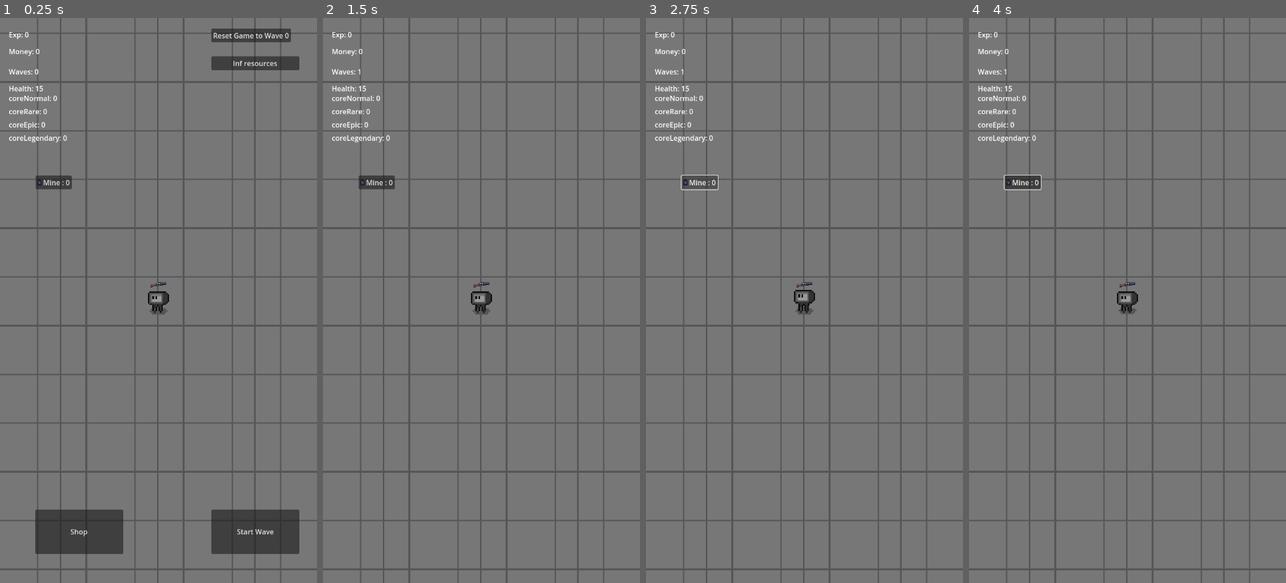
Above: before the commit, frames 1-4 (left to right).
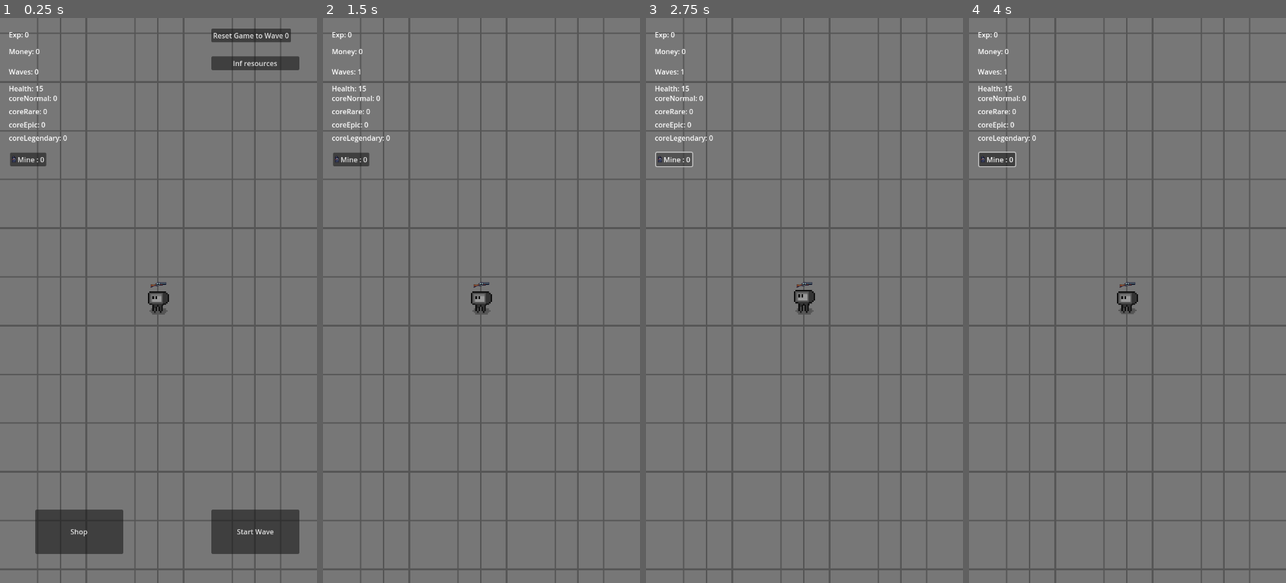
Above: after the commit, the same moments.

Repository: Davideee03/MobileComputing
Game: Godot game, scene res://Scenes/Towns/Town.tscn
Two runs of this game, one before a commit and one after it. Both use one fixed random seed, a clock stepped at 60 frames per second and the inputs below. Sound files missing from this copy of the repository are replaced by a short silence.
Inputs (mouse positions are in pixels of both pictures, inside the frame that each line leads up to):
- Up to frame 1 (0.25 s): no input
- Up to frame 2 (1.5 s): click "Mine : 0" at 0.5 s; click "Start Wave" at 1.25 s
- Up to frame 3 (2.75 s): click "Mine : 0" at 2 s
- Up to frame 4 (4 s): click "Mine : 0" at 2.75 s; move the mouse to (1197, 272) at 3.52 s; tap A (a) at 3.6 s; click (1197, 272) at 3.67 s

The runs differ from the first frame. In frame 1, 0.5% of the frame differs, in the area x 3-23%, y 23-31%; in frame 2, 0.5%; in frame 3, 0.6%; in frame 4, 0.6%, in the area x 2-23%, y 23-31%.

Commit message:
Work in Progress on Mine

Diff:
--- a/Scenes/Towns/Town.tscn
+++ b/Scenes/Towns/Town.tscn
@@ -287,8 +287,10 @@
 [node name="Mine" type="Button" parent="Player/UI/UI/Explosives"]
 unique_name_in_owner = true
 layout_mode = 0
-offset_right = 17.0
-offset_bottom = 22.0
+offset_left = -57.6783
+offset_top = -52.425
+offset_right = 24.3217
+offset_bottom = -21.425
 text = "Mine : 0"
 icon = ExtResource("5_xkbsr")
 
--- a/Scenes/UI/Shop.tscn
+++ b/Scenes/UI/Shop.tscn
@@ -1,11 +1,10 @@
-[gd_scene load_steps=11 format=3 uid="uid://cftrkiyi740hw"]
+[gd_scene load_steps=10 format=3 uid="uid://cftrkiyi740hw"]
 
 [ext_resource type="Script" path="res://Scripts/UI/WeaponButton.gd" id="1_jvfwi"]
 [ext_resource type="Script" path="res://Scripts/Weapons/Gun.gd" id="2_faleo"]
 [ext_resource type="Script" path="res://Scripts/Weapons/ShotGun.gd" id="3_p4bx3"]
 [ext_resource type="Script" path="res://Scripts/Weapons/MachineGun.gd" id="4_vcum0"]
 [ext_resource type="Script" path="res://Scripts/Weapons/AssaultRifle.gd" id="5_slk5c"]
-[ext_resource type="Script" path="res://Scripts/UI/ExplosivesShop.gd" id="6_ouukq"]
 
 [sub_resource type="Resource" id="Resource_sslcc"]
 script = ExtResource("2_faleo")
@@ -57,24 +56,10 @@
 script = ExtResource("1_jvfwi")
 new_weapon = SubResource("Resource_pb7jp")
 
-[node name="Explosives" type="ScrollContainer" parent="."]
+[node name="Upgrades" type="ScrollContainer" parent="."]
 visible = false
 layout_mode = 2
 metadata/_tab_index = 1
-
-[node name="VBoxContainer" type="VBoxContainer" parent="Explosives"]
-layout_mode = 2
-size_flags_horizontal = 3
-script = ExtResource("6_ouukq")
-
-[node name="MineShop" type="Button" parent="Explosives/VBoxContainer"]
-layout_mode = 2
-text = "Mine"
-
-[node name="Upgrades" type="ScrollContainer" parent="."]
-visible = false
-layout_mode = 2
-metadata/_tab_index = 2
 
 [node name="VBoxContainer" type="VBoxContainer" parent="Upgrades"]
 layout_mode = 2
@@ -90,4 +75,3 @@
 [connection signal="button_down" from="Weapons/VBoxContainer/ShotGunShopButton" to="Weapons/VBoxContainer/ShotGunShopButton" method="_on_button_down"]
 [connection signal="button_down" from="Weapons/VBoxContainer/MachineGunShopButton" to="Weapons/VBoxContainer/MachineGunShopButton" method="_on_button_down"]
 [connection signal="button_down" from="Weapons/VBoxContainer/AssaultRifleShopButton" to="Weapons/VBoxContainer/AssaultRifleShopButton" method="_on_button_down"]
-[connection signal="pressed" from="Explosives/VBoxContainer/MineShop" to="Explosives/VBoxContainer" method="_on_mine_pressed"]
--- a/Scripts/UI/ExplosivesShop.gd
+++ /dev/null
@@ -1,11 +0,0 @@
-extends ExplosivesButton
-
-
-func _ready():
-	pass
-
-#Update purchased mine counter
-func _on_mine_pressed() -> void:
-	mine_count += 1
-	mine_button.text = "Mine: " + str(mine_count)
-	print("Mine Purchased")
